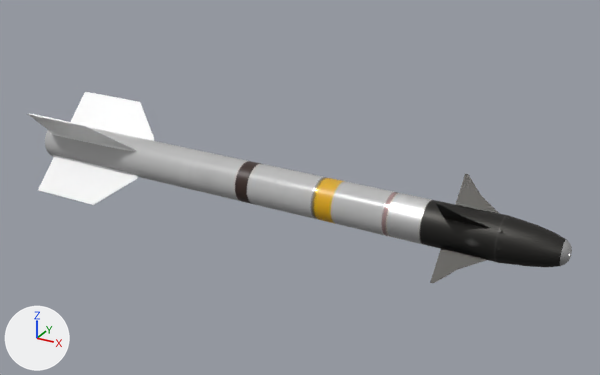
A saved change to the glTF model game/models/weapons/srm_3.glb.
Both versions are drawn from a 50 mm camera at (0.671, -1.132, 0.577) aimed at (0.037, 0.021, 0.001). Arrows for +X, +Y and +Z are at lower left; the lights stay in place. The older version comes first. Vertices at exactly the same position are counted once.

In view in the first picture: 'defaultMaterial'.
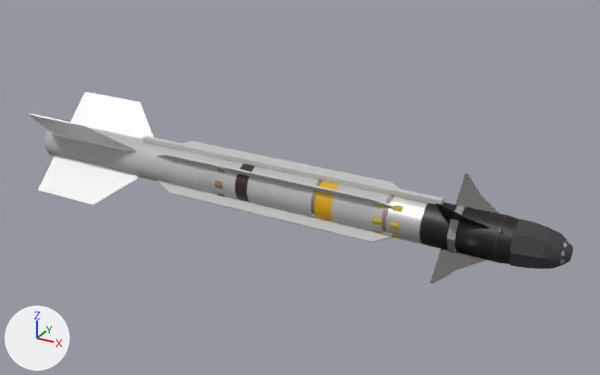
The change, as a diff of the scene's bpy script:
```diff
--- a/game/models/weapons/srm_3.glb.py
+++ b/game/models/weapons/srm_3.glb.py
@@ mat_t_steel @@
+mat_t_steel = principled_material('t_steel')
+mat_t_steel.base_color = (0.36, 0.36, 0.37)  # grey #a2a2a4
+mat_t_steel.metallic = 0.7
+mat_t_steel.roughness = 0.48
@@ mat_t_brown @@
+mat_t_brown = principled_material('t_brown')
+mat_t_brown.base_color = (0.33, 0.2, 0.09)  # brown #9b7c55
+mat_t_brown.roughness = 0.84
@@ mat_t_yellow @@
+mat_t_yellow = principled_material('t_yellow')
+mat_t_yellow.base_color = (0.56, 0.43, 0.045)  # yellow #c5af3c
+mat_t_yellow.roughness = 0.84
@@ mat_t_dark @@
+mat_t_dark = principled_material('t_dark')
+mat_t_dark.base_color = (0.05, 0.05, 0.055)  # dark grey #3f3f42
+mat_t_dark.roughness = 0.86
@@ mat_t_white @@
+mat_t_white = principled_material('t_white')
+mat_t_white.base_color = (0.55, 0.56, 0.54)  # light grey #c4c5c2
+mat_t_white.roughness = 0.84
@@ me_defaultmaterial_010 @@
 # used by ob_defaultmaterial; location = (0.0, 0.0, 0.0)
-me_defaultmaterial_010.from_pydata(...)  # 934 vertices, 1700 faces; spans x -0.5..0.5, y -0.08..0.08, z -0.08..0.08
+me_defaultmaterial_010.from_pydata(...)  # 1095 vertices, 1944 faces; spans x -0.5..0.5, y -0.08..0.08, z -0.08..0.08
+# me_defaultmaterial_010 part 1: a new loose piece, a box spanning x -0.28..0.3, y -0.0059..0.0059, z 0.0359..0.044, in mat_t_white (light grey #c4c5c2)
+# me_defaultmaterial_010 part 2
+# 97 vertices are added at x -0.24..0.5, y -0.039..0.039, z -0.039..0.039
+# 24 new vertices lie (0.015, 0.0, 0.0) away from vertices in x -0.1..0.23, y -0.038..0.038, z -0.038..0.038
+# 16 new vertices lie (0.012, 0.0, 0.0) away from vertices in x 0.324, y -0.039..0.039, z -0.039..0.039
+# 8 new vertices lie (0.48, 0.0, 0.0) away from vertices in x -0.24, y -0.025..0.025, z -0.025..0.025
+# 8 new vertices lie (0.4, 0.0, 0.0) away from vertices in x -0.2, y -0.039..0.039, z -0.039..0.039
+# 32 new faces join them, mat_t_yellow (yellow #c5af3c)
+# 16 new faces join them, mat_t_brown (brown #9b7c55)
+# 64 new faces join them, mat_t_steel (grey #a2a2a4)
+# 48 new faces join them, mat_t_white (light grey #c4c5c2)
+# 72 new faces join them, mat_t_dark (dark grey #3f3f42)
 me_defaultmaterial_010.materials.append(mat_lambert1)
+me_defaultmaterial_010.materials.append(mat_t_yellow)  # yellow #c5af3c
+me_defaultmaterial_010.materials.append(mat_t_brown)  # brown #9b7c55
+me_defaultmaterial_010.materials.append(mat_t_steel)  # grey #a2a2a4
+me_defaultmaterial_010.materials.append(mat_t_white)  # light grey #c4c5c2
+me_defaultmaterial_010.materials.append(mat_t_dark)  # dark grey #3f3f42
```

What differs and where, as boxes (x1, y1, x2, y2) in the pictures (600 x 375 px):
'defaultMaterial', reshaped
    before: (27, 92, 572, 283)
    after: (27, 92, 573, 283)
part 1 of me_defaultmaterial_010, added
    after: (142, 136, 444, 205)
part 2 of me_defaultmaterial_010, added
    after: (156, 141, 573, 269)
